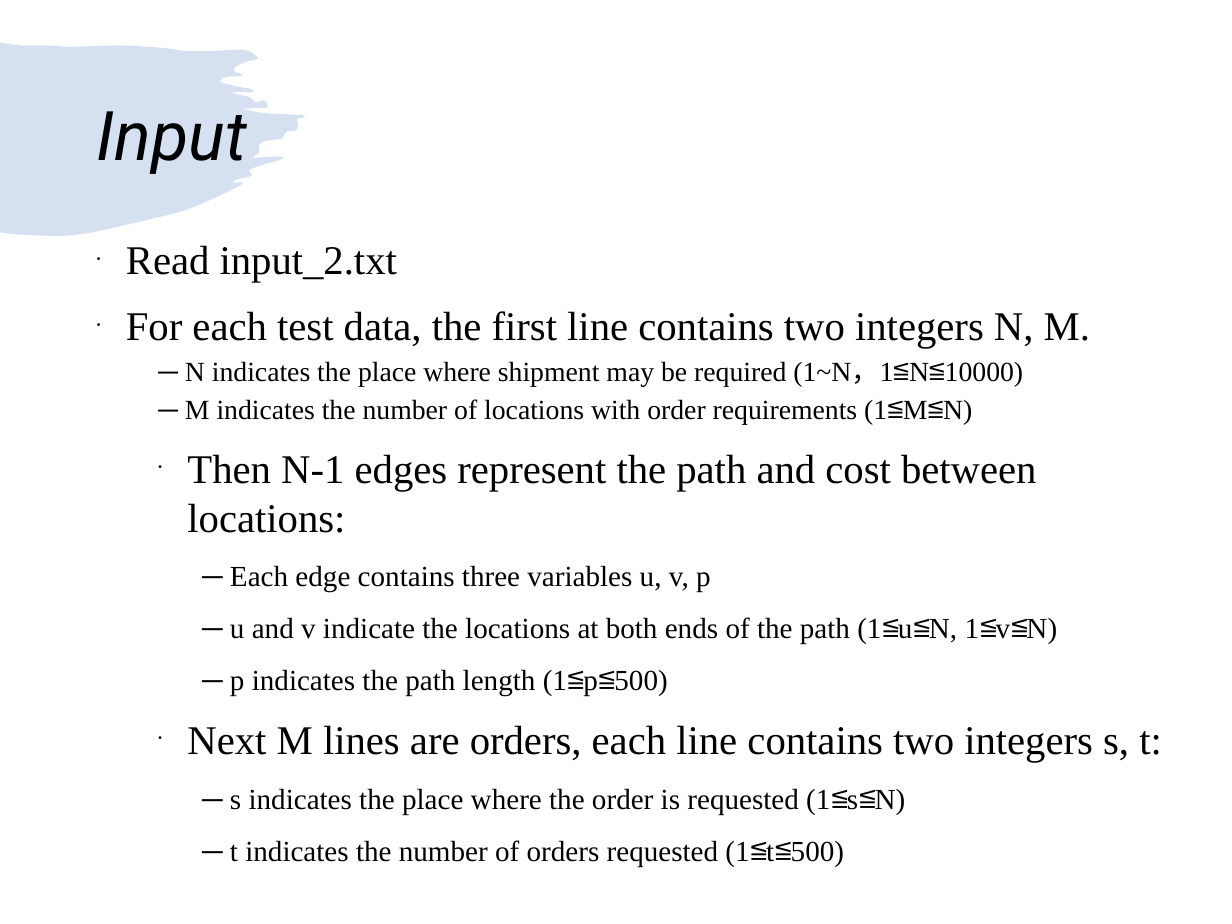
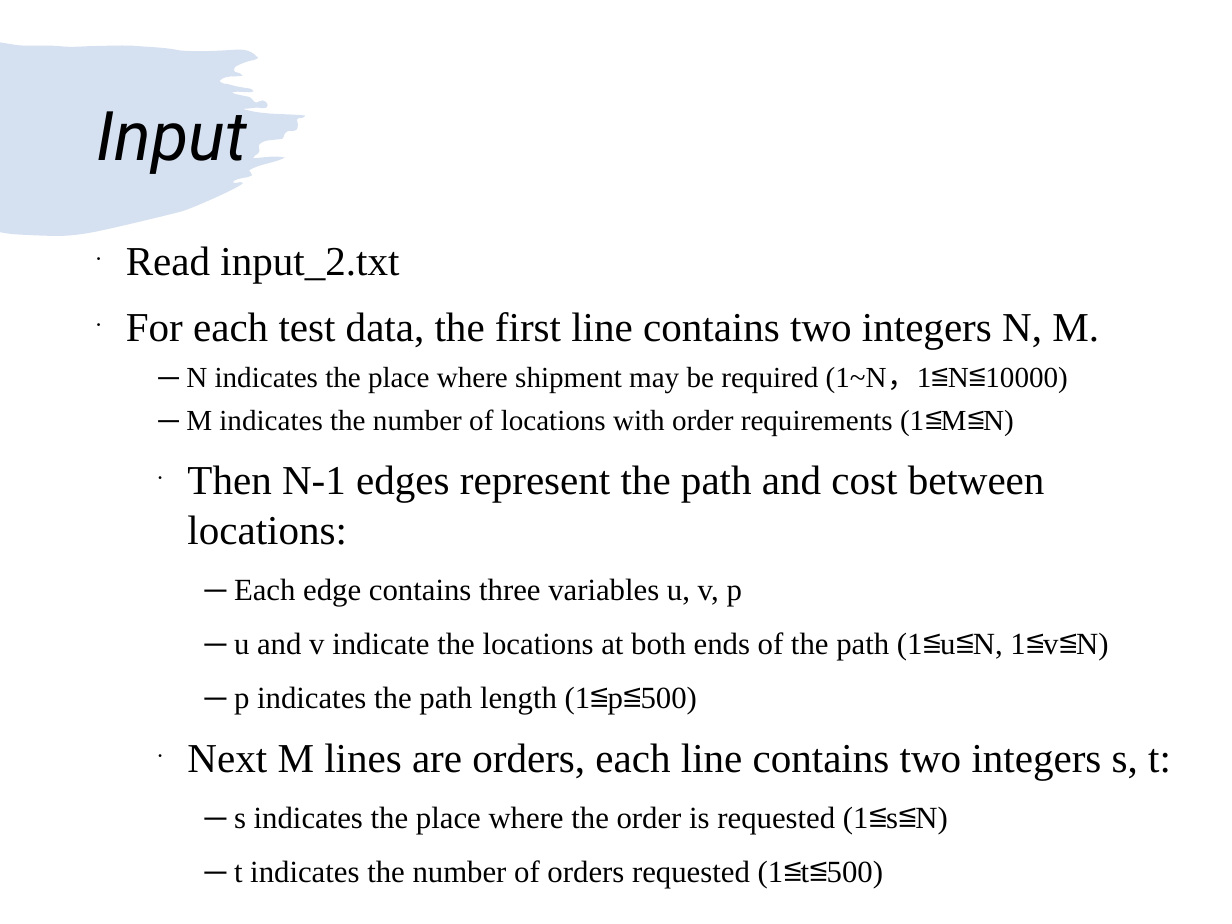
Before and after one commit to FeHeap/Recast_C, a slide deck: slide 6 of NCHU-CSE-DataStructure/Homework_4/Homework_4.ppt. Drawn at 1232x924 pixels with LibreOffice and Linux fonts; fonts in the diff are those of the drawing. Boxes give left, top, right and bottom in pixels: in the first picture for what was removed or moved away, otherwise in the second. Text is boxed around its words. In the diff, an @@ line names an element or a change of style, - is before the commit and + after.

```diff
--- a/NCHU-CSE-DataStructure/Homework_4/Homework_4.ppt
+++ b/NCHU-CSE-DataStructure/Homework_4/Homework_4.ppt
@@ text "Read input_2.txt" at box(126, 246, 1171, 889): size 23.8 to 24 pt in "Read input_2.txt", "For each test data, the first line ...", "Then N-1 edges represent the path and ...", "Next M lines are orders, each line ..."; size 16.1 to 17 pt in "─ N indicates the place where shipment ...", "─ M indicates the number of locations ..."; size 17 to 18 pt in "─ Each edge contains three variables u, ...", "─ u and v indicate the locations ...", "─ p indicates the path length (1≦p≦500)", "─ s indicates the place where the ..." and 1 more places; line spacing 0.9 to 1 @@
```
Also in this commit, not shown: 4 other slides changed, 1 other file.
